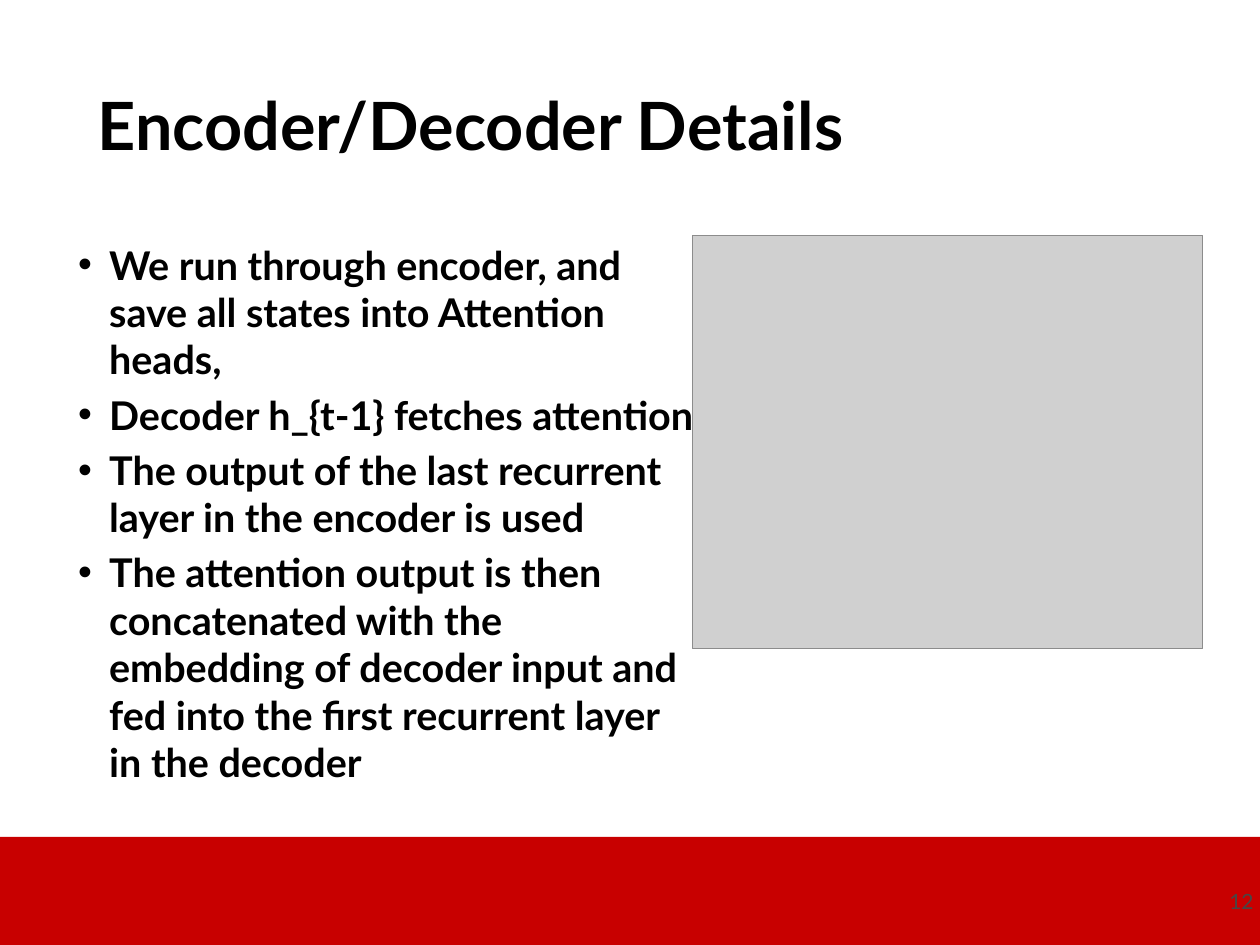
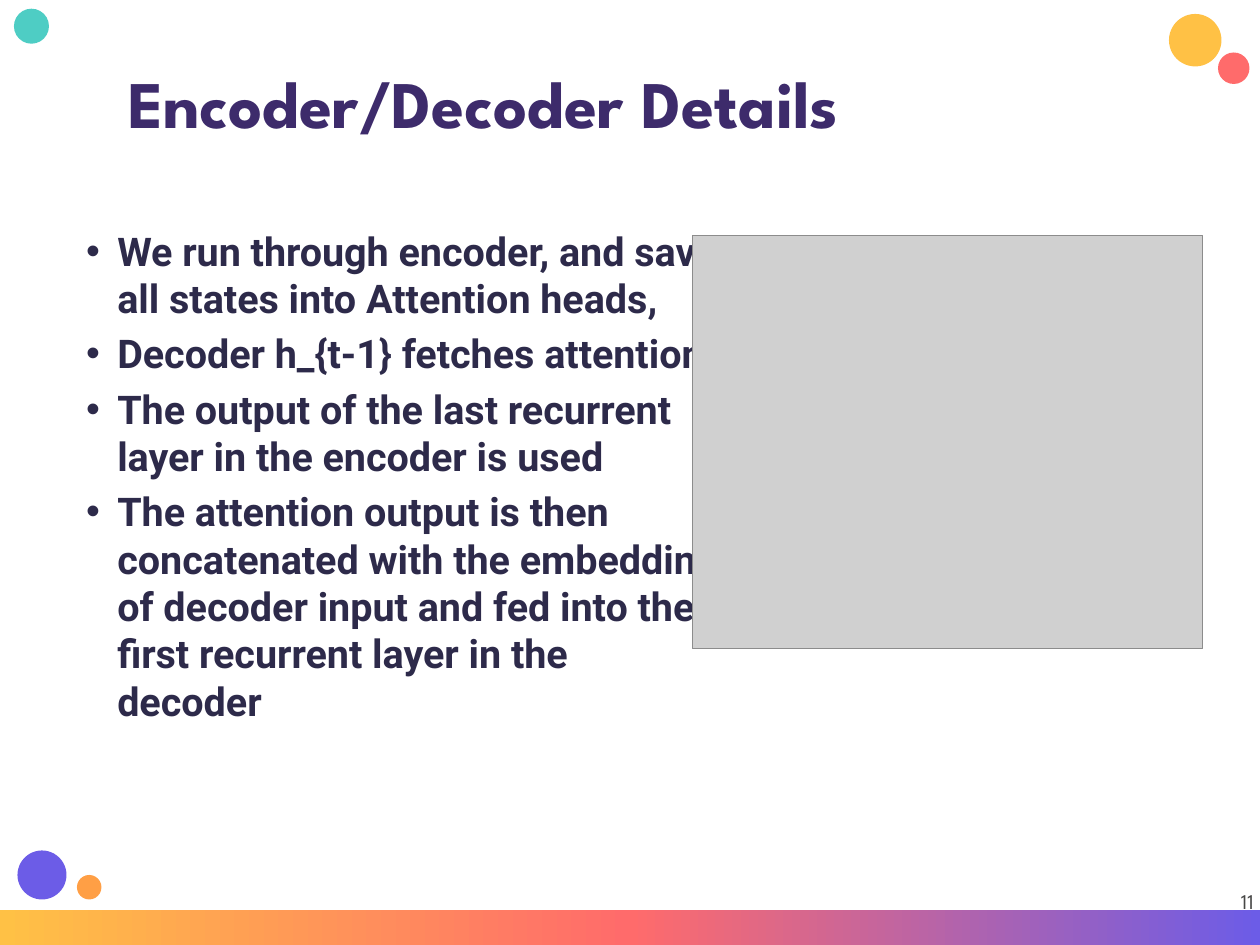
Before and after one commit to dantongyu/d2l-pytorch-colab, a slide deck: slide 11 of Presentations/Day-3-Attention-Transformer-ChatGPT.pptx (slide 12 before the commit). Drawn at 1260x945 pixels with LibreOffice and Linux fonts; fonts in the diff are those of the drawing; grey boxes stand for pictures; background and template pictures are left out. Boxes give left, top, right and bottom in pixels: in the first picture for what was removed or moved away, otherwise in the second. Text is boxed around its words. In the diff, an @@ line names an element or a change of style, - is before the commit and + after.

```diff
--- a/Presentations/Day-3-Attention-Transformer-ChatGPT.pptx
+++ b/Presentations/Day-3-Attention-Transformer-ChatGPT.pptx
@@ ellipse added at (x1=14, y1=9, x2=49, y2=44), fill #4ECDC4 @@
@@ ellipse added at (x1=1169, y1=14, x2=1222, y2=67), fill #FFC145 @@
@@ title "Encoder/Decoder Details" moved from (x1=98, y1=100, x2=844, y2=154) to (x1=128, y1=82, x2=839, y2=135) @@
@@ title "Encoder/Decoder Details" at (x1=128, y1=82, x2=839, y2=135): font Lato to League Spartan, text colour #000000 to #3D2B6B @@
@@ ellipse added at (x1=1218, y1=53, x2=1250, y2=84), fill #FF6B6B @@
@@ text "We run through encoder, and ..." moved from (x1=109, y1=250, x2=693, y2=778) to (x1=117, y1=235, x2=719, y2=717) @@
@@ text "We run through encoder, and ..." at (x1=117, y1=235, x2=719, y2=717): font Lato to Roboto, text colour #000000 to #2D2A4A @@
@@ ellipse added at (x1=18, y1=850, x2=67, y2=900), fill #6C5CE7 @@
@@ ellipse added at (x1=77, y1=874, x2=101, y2=898), fill #FF9F45 @@
@@ page number at (x1=1241, y1=895, x2=1254, y2=915): text changed; font Lato to League Spartan @@
-12
+11
@@ rectangle resized from (x1=0, y1=837, x2=1260, y2=945) to (x1=0, y1=910, x2=1260, y2=945) @@
@@ rectangle at (x1=0, y1=910, x2=1260, y2=945): fill #C80000 to gradient #FFC145 to #FF6B6B to #6C5CE7 @@
```
Also in this commit, not shown: 29 other slides changed, 1 slide removed, 1 other file.
